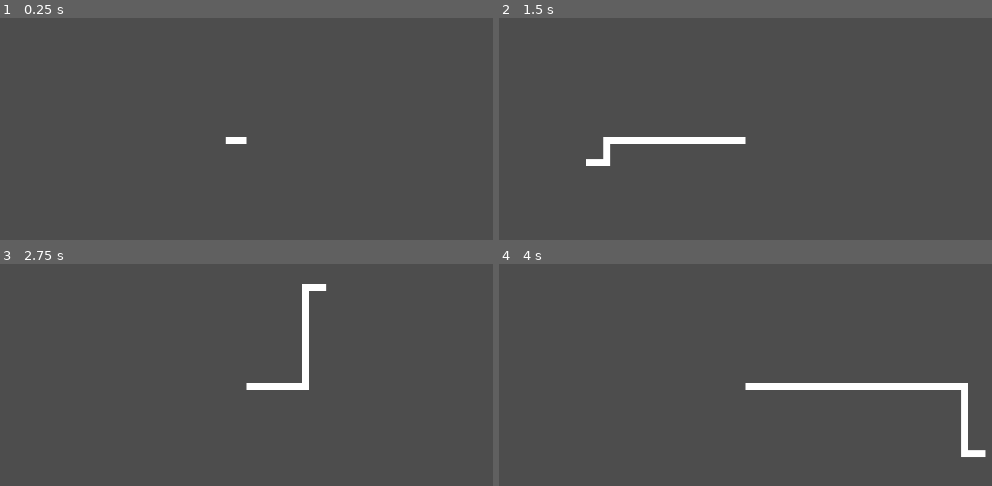
Above: before the commit, frames 1-4 (two rows, left to right).
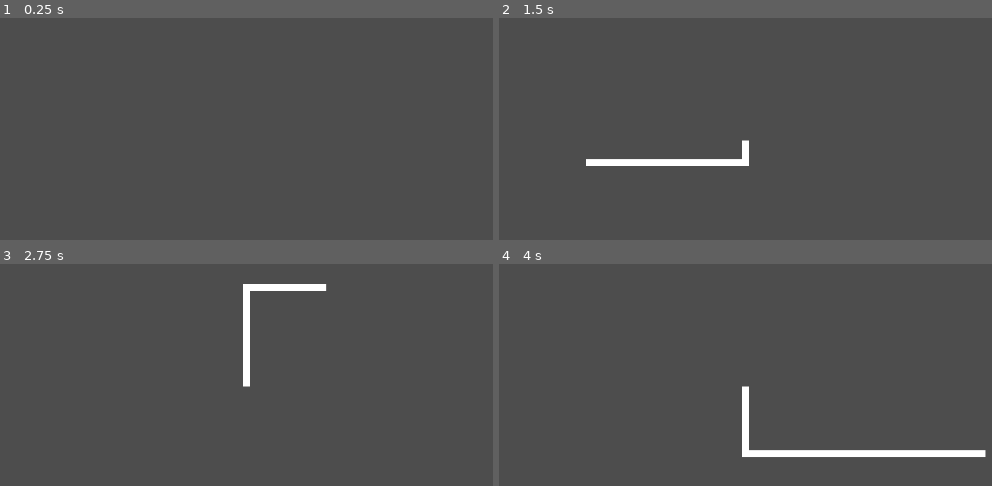
Above: after the commit, the same moments.

Repository: jake6724/automation-node-test
Game: Godot game, scene res://scenes/LineTest.tscn
Same seed, same stepped clock (60 frames per second), same inputs: the game is played once before the commit and once after it.
Inputs (mouse positions are in pixels of both pictures, inside the frame that each line leads up to):
- Up to frame 1 (0.25 s): no input
- Up to frame 2 (1.5 s): tap Enter at 0.5 s; move the mouse to (922, 117) at 0.52 s; tap Space at 1.25 s; move the mouse to (587, 162) at 1.27 s
- Up to frame 3 (2.75 s): tap Enter at 2 s; move the mouse to (325, 288) at 2.02 s
- Up to frame 4 (4 s): tap Space at 2.75 s; move the mouse to (706, 477) at 2.77 s; tap Enter at 3.5 s; move the mouse to (987, 454) at 3.52 s

The runs differ from the first frame. In frame 1, 0.1% of the frame differs, in the area x 45-51%, y 53-57%; in frame 2, 2.0%; in frame 3, 2.0%; in frame 4, 3.6%, in the area x 49-96%, y 53-87%.

Commit message:
update line draw

Diff:
--- a/scripts/line_test.gd
+++ b/scripts/line_test.gd
@@ -27,14 +27,9 @@
 		mouse_pos_margin = 30
 
 	var mouse_pos_outer: Vector2 =  local_mouse_pos - Vector2(mouse_pos_margin, 0)
-	line.add_point(Vector2(mouse_pos_outer.x, line_start.y))
-	line.add_point(mouse_pos_outer)
-	line.add_point(local_mouse_pos)
 
-
-
-
-	# line.points[-1] = line.to_local(get_global_mouse_position())
+	line.add_point(Vector2(line_start.x, (local_mouse_pos.y)))
+	line.add_point(Vector2(local_mouse_pos.x, (local_mouse_pos.y)))
 
 # func _input(event: InputEvent) -> void:
 #     if Input.is_action_just_pressed("left_click"):
